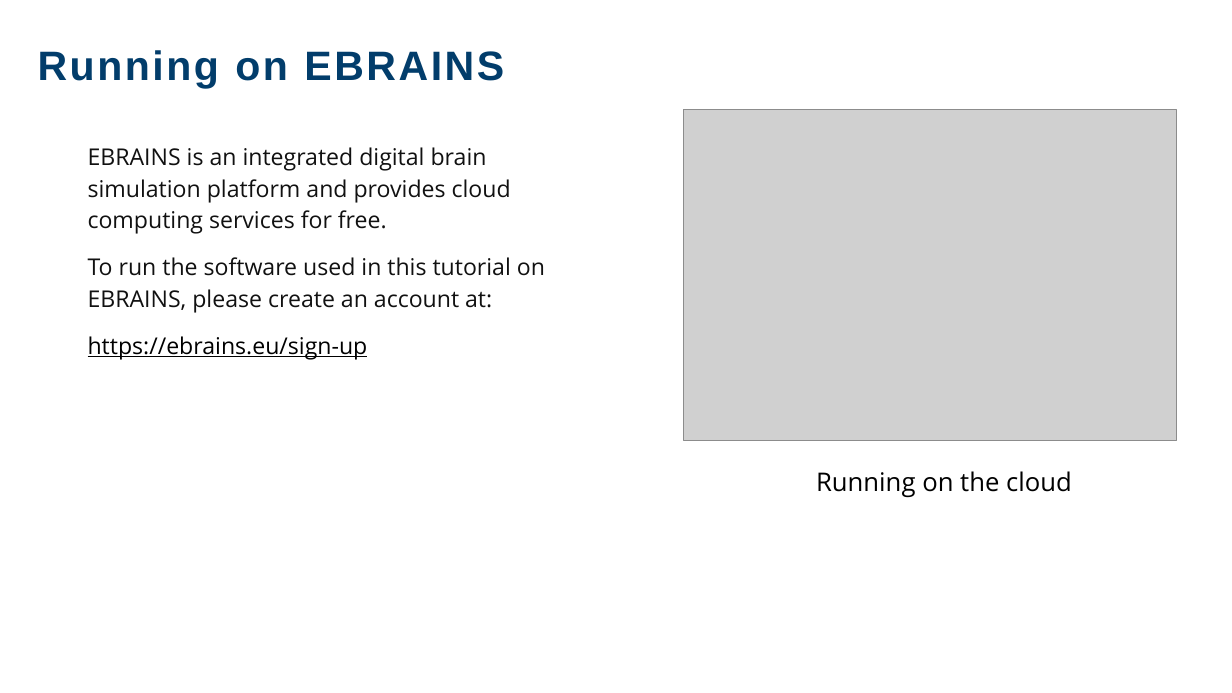
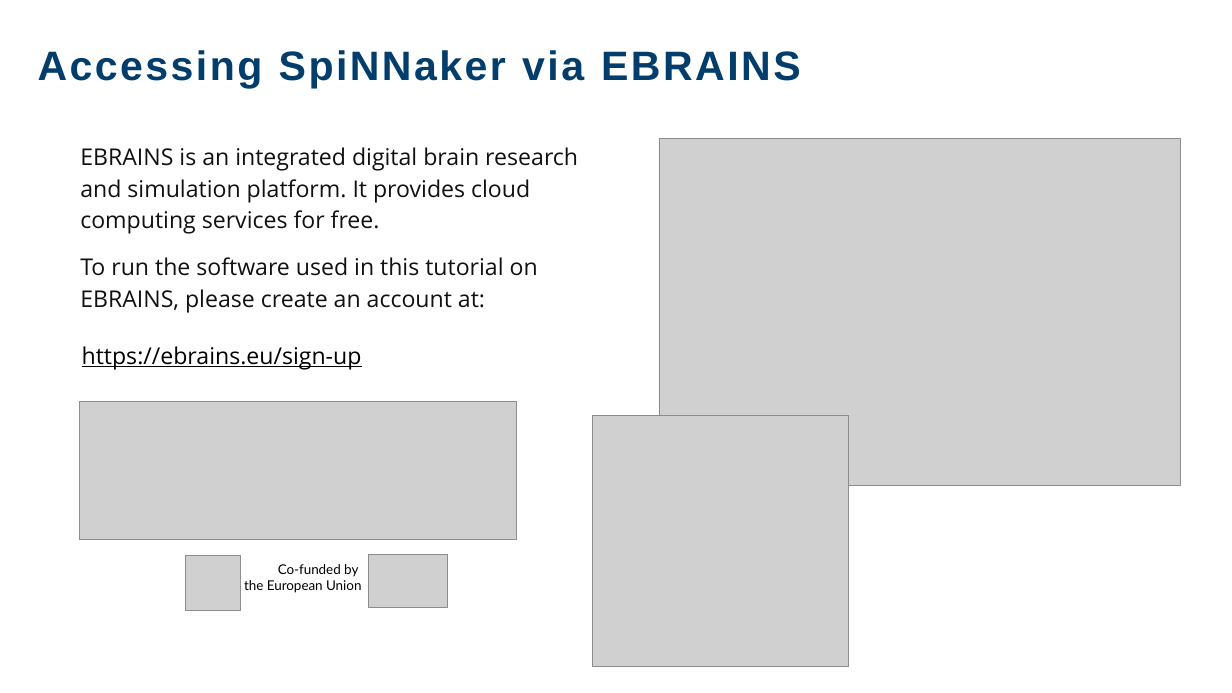
Before and after one commit to clinssen/ebrains-nestml-spinnaker, a slide deck: slide 6 of spinnaker-ebrains-at-NEST-Conference-2026.pptx (slide 4 before the commit). Drawn at 1232x693 pixels with LibreOffice and Linux fonts; fonts in the diff are those of the drawing; grey boxes stand for pictures; background and template pictures are left out. Boxes give left, top, right and bottom in pixels: in the first picture for what was removed or moved away, otherwise in the second. Text is boxed around its words. In the diff, an @@ line names an element or a change of style, - is before the commit and + after.

Commit message:
update the slides

```diff
--- a/spinnaker-ebrains-at-NEST-Conference-2026.pptx
+++ b/spinnaker-ebrains-at-NEST-Conference-2026.pptx
@@ text at (38,50,801,89): text changed @@
-Running on EBRAINS
+Accessing SpiNNaker via EBRAINS
@@ text "EBRAINS is an integrated digital ...": place and size @@
-text "EBRAINS is an integrated digital ..." at (88,147,545,360)
+text "EBRAINS is an integrated digital ..." at (80,147,578,313)
@@ text at (80,147,578,234): text changed @@
-EBRAINS is an integrated digital brain simulation platform and provides cloud computing services for free.
+EBRAINS is an integrated digital brain research and simulation platform. It provides cloud computing services for free.
@@ picture: place and size @@
-picture at (684,110,1177,441)
+picture at (659,139,1181,485)
@@ text added at (82,346,362,369), 18 pt, text #000000, underline @@
+https://ebrains.eu/sign-up
@@ text at (88,336,368,360): paragraph removed @@
-https://ebrains.eu/sign-up
@@ picture added at (79,401,517,540) @@
@@ picture added at (593,416,849,667) @@
@@ text removed at (816,471,1072,498) @@
-Running on the cloud
@@ picture added at (186,555,240,610) @@
@@ text added at (244,564,361,593), 10.5 pt, text #000000 @@
+Co-funded by
+the European Union
@@ picture added at (368,555,447,608) @@
```
Also in this commit, not shown: 4 other slides changed, 7 slides added, 1 slide removed, 2 other files.
